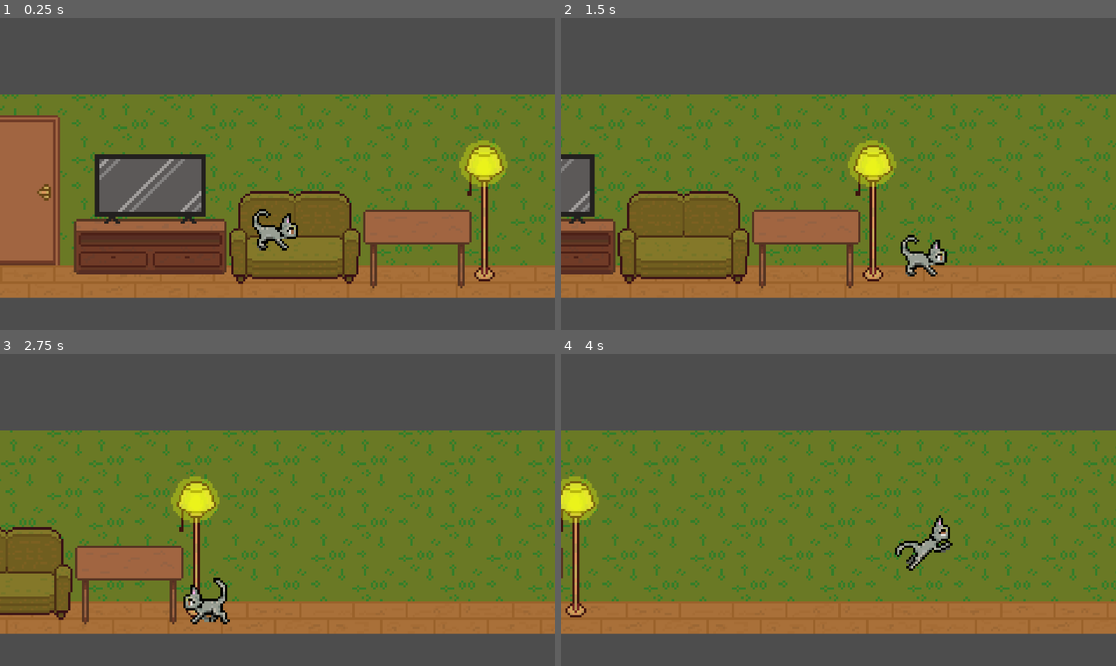
Above: before the commit, frames 1-4 (two rows, left to right).
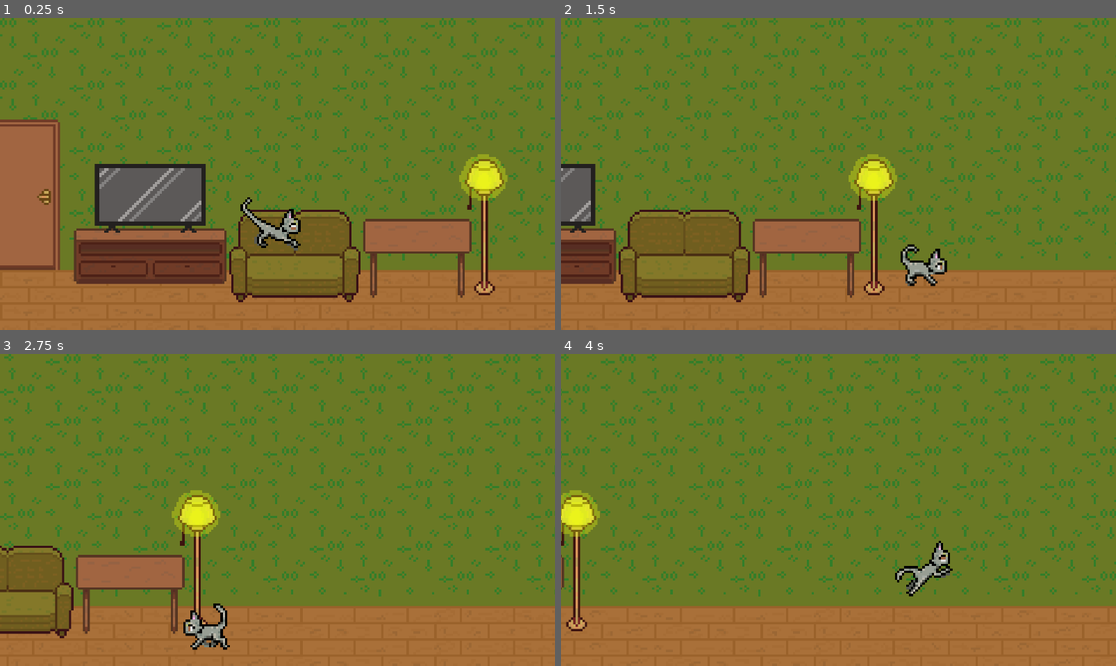
Above: after the commit, the same moments.

Repository: Treno1/NaughtyCat
Game: Godot game, scene res://scenes/game.tscn
Same seed, same stepped clock (60 frames per second), same inputs: the game is played once before the commit and once after it.
Inputs:
- Up to frame 1 (0.25 s): no input
- Up to frame 2 (1.5 s): hold D (move_right) from 0.53 s (still down); tap E (interact) at 0.6, 1.35 s; tap Space (jump) at 0.77 s
- Up to frame 3 (2.75 s): tap Space (jump) at 1.52 s; release D (move_right) at 2.03 s; hold A (move_left) from 2.03 s (still down); tap E (interact) at 2.1 s
- Up to frame 4 (4 s): release A (move_left) at 2.78 s; hold D (move_right) from 2.78 s (still down); tap E (interact) at 2.85, 3.6 s; tap Space (jump) at 3.02, 3.77 s

The runs differ from the first frame. In frame 1, 56% of the frame differs, in the area x 0-100%, y 0-100%; in frame 2, 54%; in frame 3, 51%; in frame 4, 48%.

Commit message:
reshape room

Diff:
--- a/scenes/game.tscn
+++ b/scenes/game.tscn
@@ -12,6 +12,7 @@
 [ext_resource type="Script" uid="uid://cdgbl8e0ph2uw" path="res://scripts/interactable_scratch.gd" id="10_vtaks"]
 
 [sub_resource type="WorldBoundaryShape2D" id="WorldBoundaryShape2D_uwrxv"]
+distance = -11.0
 
 [sub_resource type="WorldBoundaryShape2D" id="WorldBoundaryShape2D_yqjtg"]
 normal = Vector2(1, 0)
@@ -124,13 +125,13 @@
 [node name="Landing5" parent="Surfaces/TvStand" instance=ExtResource("3_lnu2h")]
 unique_name_in_owner = true
 visible = false
-position = Vector2(-64, 18)
+position = Vector2(-64, 24)
 
 [node name="CollisionShape2D" type="CollisionShape2D" parent="Surfaces/TvStand/Landing5"]
 shape = SubResource("RectangleShape2D_p57ef")
 
 [node name="CollisionShape2D" type="CollisionShape2D" parent="Surfaces/TvStand"]
-position = Vector2(-64, 34)
+position = Vector2(-64, 39)
 shape = SubResource("RectangleShape2D_yqjtg")
 one_way_collision = true
 
@@ -139,13 +140,13 @@
 [node name="Landing4" parent="Surfaces/CouchSit" instance=ExtResource("3_lnu2h")]
 unique_name_in_owner = true
 visible = false
-position = Vector2(-2, 29)
+position = Vector2(-1, 38)
 
 [node name="CollisionShape2D" type="CollisionShape2D" parent="Surfaces/CouchSit/Landing4"]
 shape = SubResource("RectangleShape2D_u5sy4")
 
 [node name="CollisionShape2D" type="CollisionShape2D" parent="Surfaces/CouchSit"]
-position = Vector2(-1.5, 44.5)
+position = Vector2(-1, 53)
 shape = SubResource("RectangleShape2D_lnu2h")
 one_way_collision = true
 
@@ -154,13 +155,13 @@
 [node name="Landing3" parent="Surfaces/CouchLeftArmrest" instance=ExtResource("3_lnu2h")]
 unique_name_in_owner = true
 visible = false
-position = Vector2(-27, 24)
+position = Vector2(-26, 32)
 
 [node name="CollisionShape2D" type="CollisionShape2D" parent="Surfaces/CouchLeftArmrest/Landing3"]
 shape = SubResource("RectangleShape2D_gee14")
 
 [node name="CollisionShape2D" type="CollisionShape2D" parent="Surfaces/CouchLeftArmrest"]
-position = Vector2(-26, 39)
+position = Vector2(-26, 47)
 shape = SubResource("RectangleShape2D_lbhrr")
 one_way_collision = true
 
@@ -169,13 +170,13 @@
 [node name="Landing2" parent="Surfaces/CouchRightArmrest" instance=ExtResource("3_lnu2h")]
 unique_name_in_owner = true
 visible = false
-position = Vector2(23, 24)
+position = Vector2(23, 32)
 
 [node name="CollisionShape2D" type="CollisionShape2D" parent="Surfaces/CouchRightArmrest/Landing2"]
 shape = SubResource("RectangleShape2D_0tnpc")
 
 [node name="CollisionShape2D" type="CollisionShape2D" parent="Surfaces/CouchRightArmrest"]
-position = Vector2(23, 39)
+position = Vector2(23, 47)
 shape = SubResource("RectangleShape2D_lbhrr")
 one_way_collision = true
 
@@ -183,18 +184,17 @@
 
 [node name="Landing" parent="Surfaces/Table" instance=ExtResource("3_lnu2h")]
 visible = false
-position = Vector2(51, 22)
+position = Vector2(51, 26)
 
 [node name="CollisionShape2D" type="CollisionShape2D" parent="Surfaces/Table/Landing"]
 shape = SubResource("RectangleShape2D_vtaks")
 
 [node name="CollisionShape2D" type="CollisionShape2D" parent="Surfaces/Table"]
-position = Vector2(51.375, 37)
+position = Vector2(51, 41)
 shape = SubResource("RectangleShape2D_iywne")
 one_way_collision = true
 
 [node name="FloorLanding" parent="." instance=ExtResource("3_lnu2h")]
-visible = false
 position = Vector2(114, 27)
 
 [node name="CollisionShape2D" type="CollisionShape2D" parent="FloorLanding"]
@@ -210,34 +210,35 @@
 target_sprite = NodePath("LampLight")
 
 [node name="LampLight" type="Sprite2D" parent="Interactables/LampSwitch"]
-position = Vector2(4, -12)
+position = Vector2(4, -6)
 texture = ExtResource("6_p57ef")
 
 [node name="CollisionShape2D" type="CollisionShape2D" parent="Interactables/LampSwitch"]
+position = Vector2(-1, 9)
 shape = SubResource("CapsuleShape2D_lbhrr")
 
-[node name="Area2D" type="Area2D" parent="Interactables" node_paths=PackedStringArray("target_sprites")]
-position = Vector2(-26, 46)
+[node name="CouchScratchArea" type="Area2D" parent="Interactables" node_paths=PackedStringArray("target_sprites")]
+position = Vector2(-26, 54)
 collision_layer = 4
 collision_mask = 0
 script = ExtResource("10_vtaks")
 target_sprites = NodePath("ScratchSprite")
 
-[node name="ScratchSprite" type="AnimatedSprite2D" parent="Interactables/Area2D"]
+[node name="ScratchSprite" type="AnimatedSprite2D" parent="Interactables/CouchScratchArea"]
 visible = false
 position = Vector2(2, 0)
 sprite_frames = SubResource("SpriteFrames_dinhu")
-animation = &"1"
+animation = &"3"
 autoplay = "1"
 
-[node name="CollisionShape2D" type="CollisionShape2D" parent="Interactables/Area2D"]
+[node name="CollisionShape2D" type="CollisionShape2D" parent="Interactables/CouchScratchArea"]
 position = Vector2(0, 3)
 shape = SubResource("CapsuleShape2D_vtaks")
 
 [connection signal="body_entered" from="Interactables/LampSwitch" to="Interactables/LampSwitch" method="_on_body_entered"]
 [connection signal="body_exited" from="Interactables/LampSwitch" to="Interactables/LampSwitch" method="_on_body_exited"]
-[connection signal="area_shape_entered" from="Interactables/Area2D" to="Interactables/Area2D" method="_on_area_shape_entered"]
-[connection signal="area_shape_exited" from="Interactables/Area2D" to="Interactables/Area2D" method="_on_area_shape_exited"]
+[connection signal="area_shape_entered" from="Interactables/CouchScratchArea" to="Interactables/CouchScratchArea" method="_on_area_shape_entered"]
+[connection signal="area_shape_exited" from="Interactables/CouchScratchArea" to="Interactables/CouchScratchArea" method="_on_area_shape_exited"]
 
 [editable path="Surfaces/TvStand/Landing5"]
 [editable path="Surfaces/CouchSit/Landing4"]
Binary file changed: assets/sprites/lvl1/Room.png
Not shown, changed: assets/sprites/lvl1/Room.png.import
Not shown: 1 places in scenes/game.tscn that only renumber resources
